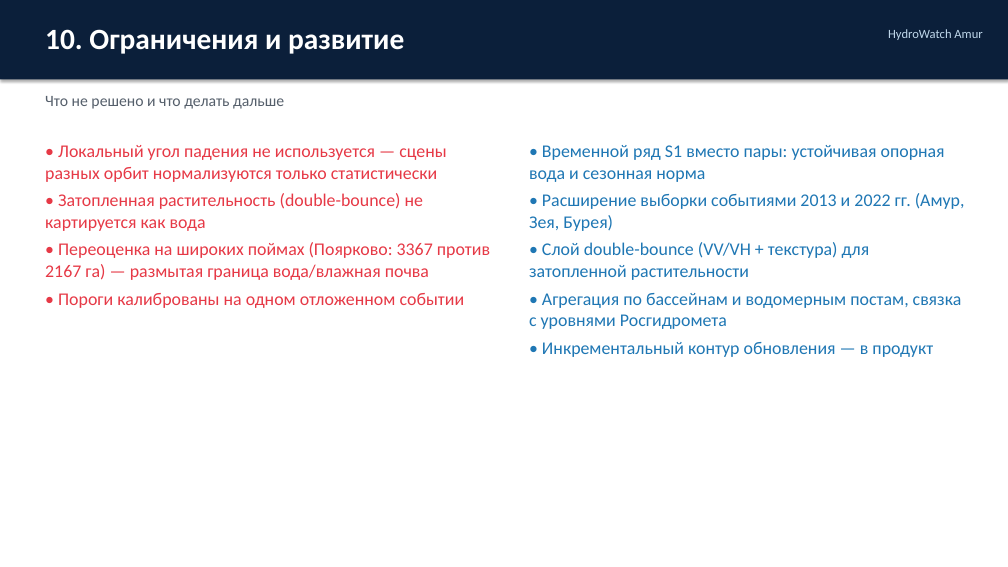
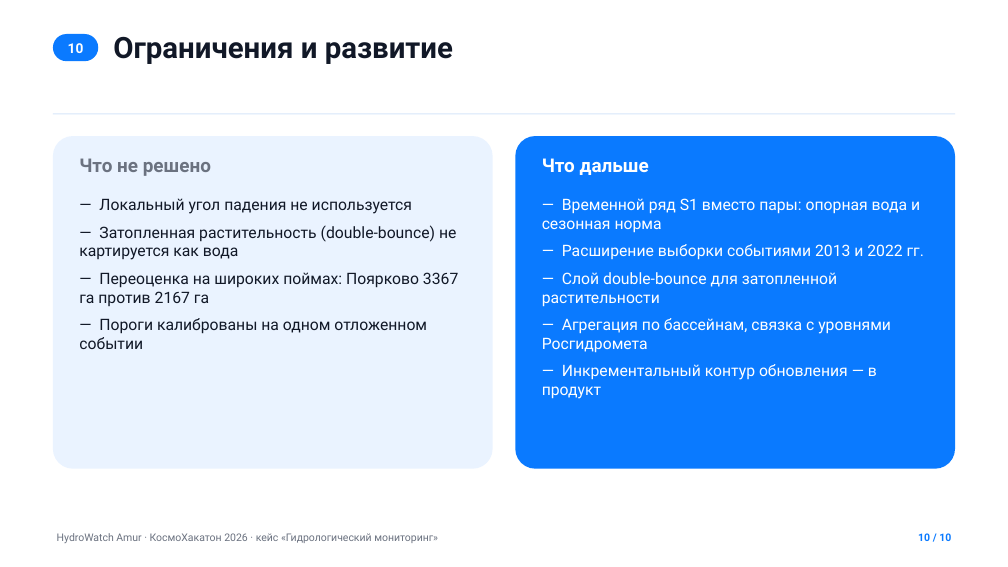
Before and after one commit to pshkpshk/only_data, a slide deck: slide 10 of hydrowatch_solution/docs/presentation.pptx. Drawn at 1008x567 pixels with LibreOffice and Linux fonts; fonts in the diff are those of the drawing. Boxes give left, top, right and bottom in pixels: in the first picture for what was removed or moved away, otherwise in the second. Text is boxed around its words. In the diff, an @@ line names an element or a change of style, - is before the commit and + after.

Commit message:
Presentation restyle: white + blue, laconic layout

```diff
--- a/hydrowatch_solution/docs/presentation.pptx
+++ b/hydrowatch_solution/docs/presentation.pptx
@@ text removed at (888, 29, 982, 40) @@
-HydroWatch Amur
@@ rounded rectangle added at (53, 34, 98, 61), fill #0A7AFF, 13 pt, text #FFFFFF, bold @@
+10
@@ text at (113, 36, 453, 64): text changed; font Calibri to Roboto; text colour #FFFFFF to #111827 @@
-10. Ограничения и развитие
+Ограничения и развитие
@@ rectangle: place and size @@
-rectangle at (0, 0, 1008, 79)
+rectangle at (53, 113, 955, 114)
@@ rectangle at (53, 113, 955, 114): fill #0B1F3A to #D6E6FA; shadow off @@
@@ rounded rectangle added at (53, 136, 493, 469), fill #EAF3FF @@
@@ rounded rectangle added at (516, 136, 956, 469), fill #0A7AFF @@
@@ text at (79, 158, 211, 176): text changed; size 15 to 18 pt; font Calibri to Roboto; text colour #555F6B to #6B7280; bold on @@
-Что не решено и что делать дальше
+Что не решено
@@ text added at (542, 158, 649, 175), 18 pt, text #FFFFFF, bold @@
+Что дальше
@@ text at (79, 198, 458, 349): text changed; size 17 to 15 pt; font Calibri to Roboto; text colour #E63946 to #111827 @@
-• Локальный угол падения не используется — сцены разных орбит нормализуются только статистически
-• Затопленная растительность (double-bounce) не картируется как вода
-• Переоценка на широких поймах (Поярково: 3367 против 2167 га) — размытая граница вода/влажная почва
-• Пороги калиброваны на одном отложенном событии
+— Локальный угол падения не используется
+— Затопленная растительность (double-bounce) не картируется как вода
+— Переоценка на широких поймах: Поярково 3367 га против 2167 га
+— Пороги калиброваны на одном отложенном событии
@@ text at (542, 198, 924, 399): text changed; size 17 to 15 pt; font Calibri to Roboto; text colour #1F77B4 to #FFFFFF @@
-• Временной ряд S1 вместо пары: устойчивая опорная вода и сезонная норма
-• Расширение выборки событиями 2013 и 2022 гг. (Амур, Зея, Бурея)
-• Слой double-bounce (VV/VH + текстура) для затопленной растительности
-• Агрегация по бассейнам и водомерным постам, связка с уровнями Росгидромета
-• Инкрементальный контур обновления — в продукт
+— Временной ряд S1 вместо пары: опорная вода и сезонная норма
+— Расширение выборки событиями 2013 и 2022 гг.
+— Слой double-bounce для затопленной растительности
+— Агрегация по бассейнам, связка с уровнями Росгидромета
+— Инкрементальный контур обновления — в продукт
@@ text added at (57, 533, 438, 543), 10 pt, text #6B7280 @@
+HydroWatch Amur · КосмоХакатон 2026 · кейс «Гидрологический мониторинг»
@@ text added at (918, 533, 951, 541), 10 pt, text #0A7AFF, bold @@
+10 / 10
```
Also in this commit, not shown: 4 other slides changed, 5 slides added, 5 slides removed, 1 other file.
